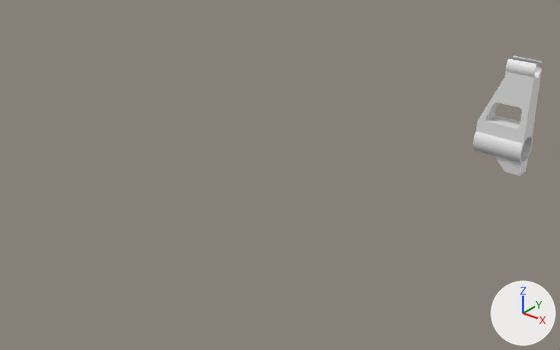
Two versions of the Blender file AK-47.blend, one commit apart.
Before and after are seen from a camera (50 mm lens) standing at (30.7, -22.3, 14.3) and looking at (11.6, 1.7, -0.6). The lights are fixed; the arrows at lower right show +X, +Y and +Z.
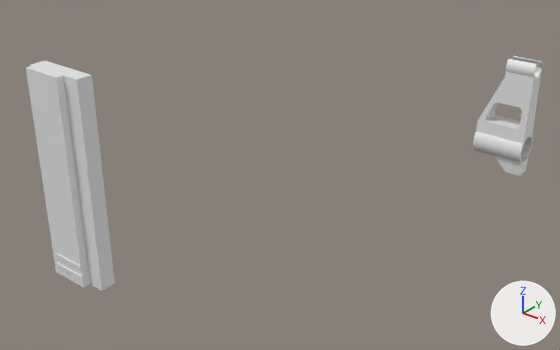
Pixel boxes (x1, y1, x2, y2) of what changed, in the pictures (560 x 350 px):
```json
{"object": "Cube.002", "change": "added", "after": [26, 61, 115, 291]}
```

Edits to the scene script, one JSON object a line:
```json
{"op": "add", "block": "me_cube_002", "code": ["me_cube_002 = bpy.data.meshes.new('Cube.002')", "me_cube_002.from_pydata(...)  # 438 vertices, 436 faces; spans x -1.0..1.0, y -2.05..1.0, z -1.13..1.0"]}
{"op": "add", "block": "ob_cube_002", "code": ["ob_cube_002 = bpy.data.objects.new('Cube.002', me_cube_002)", "ob_cube_002.location = (-1.08, -0.01, -4.07)", "ob_cube_002.rotation_euler = (0.0, 1.571, 0.0)  # degrees (0, 90, 0)", "ob_cube_002.scale = (6.11, 0.456, 1.76)"]}
```
